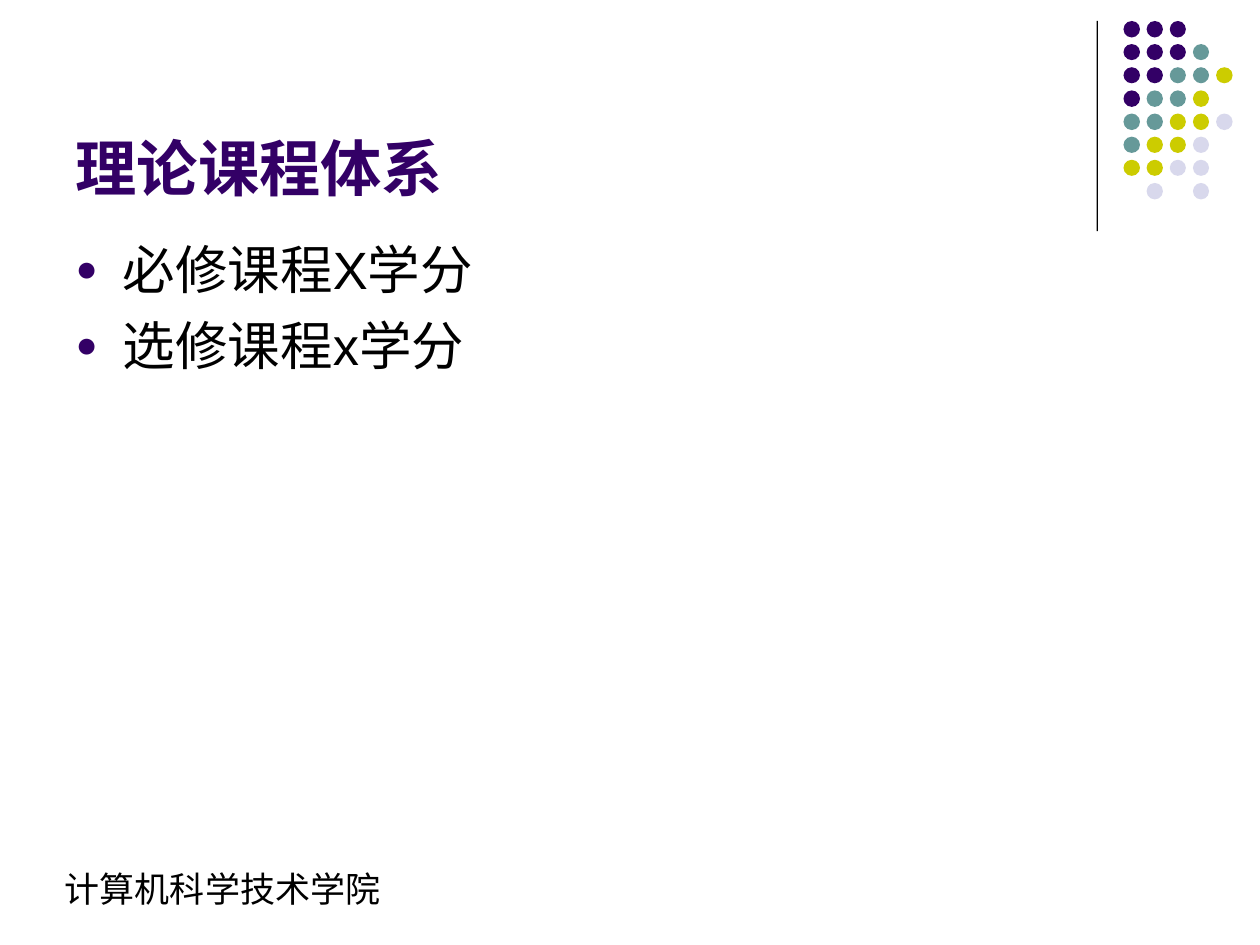
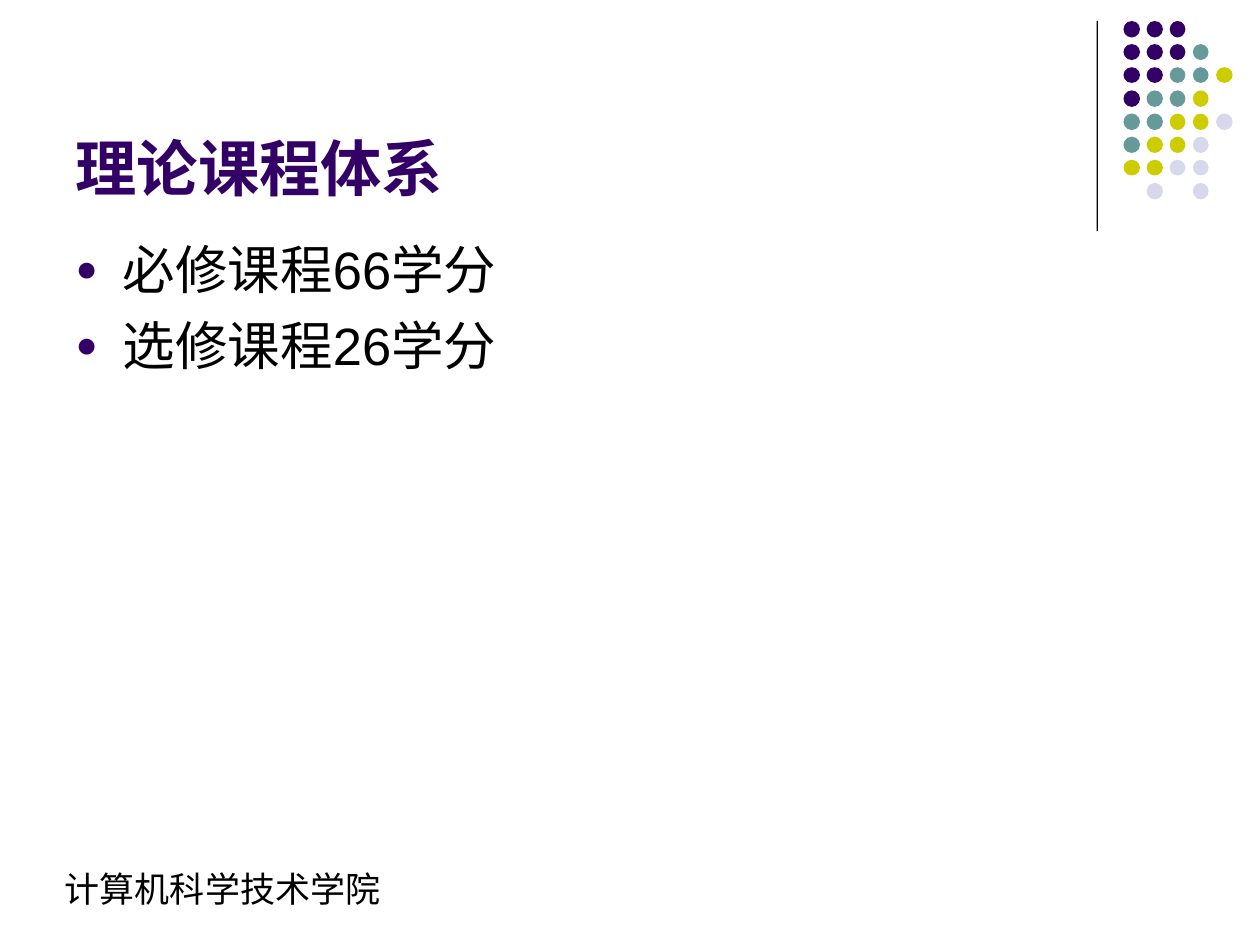
Before and after one commit to ciecclm/2016-, a slide deck: slide 5 of 网络编程培养方案汇报.ppt. Drawn at 1260x945 pixels with LibreOffice and Linux fonts; fonts in the diff are those of the drawing. Boxes give left, top, right and bottom in pixels: in the first picture for what was removed or moved away, otherwise in the second. Text is boxed around its words. In the diff, an @@ line names an element or a change of style, - is before the commit and + after.

```diff
--- a/网络编程培养方案汇报.ppt
+++ b/网络编程培养方案汇报.ppt
@@ text at (123,244,496,370): text changed @@
-● 必修课程X学分
-● 选修课程x学分
+● 必修课程66学分
+● 选修课程26学分
```
Also in this commit, not shown: 1 other slide changed, 3 other files.
